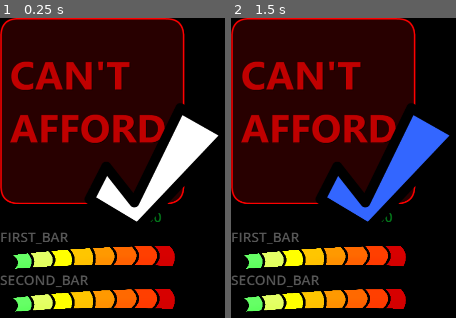
Above: before the commit, frames 1-2 (left to right).
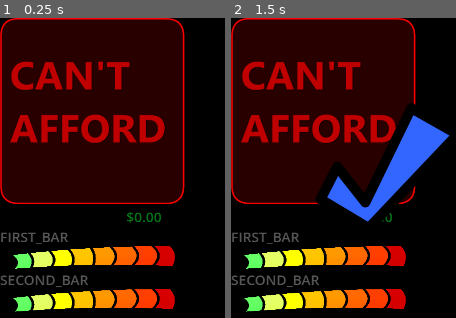
Above: after the commit, the same moments.

Repository: 100-Devs-1-Game/FlightOfHarmony
Game: Godot game, scene res://shop/upgrade_component.tscn
Two runs of this game, one before a commit and one after it. Both use one fixed random seed, a clock stepped at 60 frames per second and the inputs below. This scene is started directly instead of the project's main scene.
Inputs (mouse positions are in pixels of both pictures, inside the frame that each line leads up to):
- Up to frame 1 (0.25 s): no input
- Up to frame 2 (1.5 s): click (323, 111) at 0.5 s; click (323, 111) at 1.25 s

The runs differ from the first frame. In frame 1, 8.6% of the frame differs, in the area x 37-98%, y 28-69%; in frame 2, nothing differs.

Commit message:
Remove white tick from button

Diff:
--- a/src/shop/upgrade_component.tscn
+++ b/src/shop/upgrade_component.tscn
@@ -1,8 +1,7 @@
-[gd_scene load_steps=10 format=3 uid="uid://buk8y05uqosfs"]
+[gd_scene load_steps=9 format=3 uid="uid://buk8y05uqosfs"]
 
 [ext_resource type="Texture2D" uid="uid://cjfd1o7ylcbnb" path="res://assets/art/upgrades/book/icons/BuyIcon_Cant Afford.png" id="1_fi5ls"]
 [ext_resource type="Script" uid="uid://t6yujbofyn4e" path="res://shop/upgrade_book/upgrade_component.gd" id="1_w5nlv"]
-[ext_resource type="Texture2D" uid="uid://b4x2jw44dom6w" path="res://assets/art/upgrades/book/icons/Tick_04.png" id="3_jxpe0"]
 [ext_resource type="Texture2D" uid="uid://br7vnke7h8amd" path="res://assets/art/upgrades/book/icons/Tick_02.png" id="4_amml7"]
 [ext_resource type="Texture2D" uid="uid://dgouetqunwxag" path="res://assets/art/upgrades/book/Bar_empty.png" id="5_amml7"]
 [ext_resource type="Texture2D" uid="uid://dyooymtttfbn1" path="res://assets/art/upgrades/book/icons/Tick_03.png" id="5_cuqt3"]
@@ -58,7 +57,6 @@
 grow_horizontal = 2
 grow_vertical = 2
 mouse_filter = 1
-texture_normal = ExtResource("3_jxpe0")
 texture_pressed = ExtResource("4_amml7")
 texture_hover = ExtResource("5_cuqt3")
 texture_disabled = ExtResource("6_lfv28")
